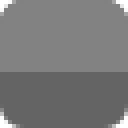
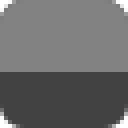
Revision of a layered w=128, h=128 image; what changed, layer by layer:
"Background": opacity 70% → 90%, painted on it over [left=0, top=0, right=128, bottom=128]
